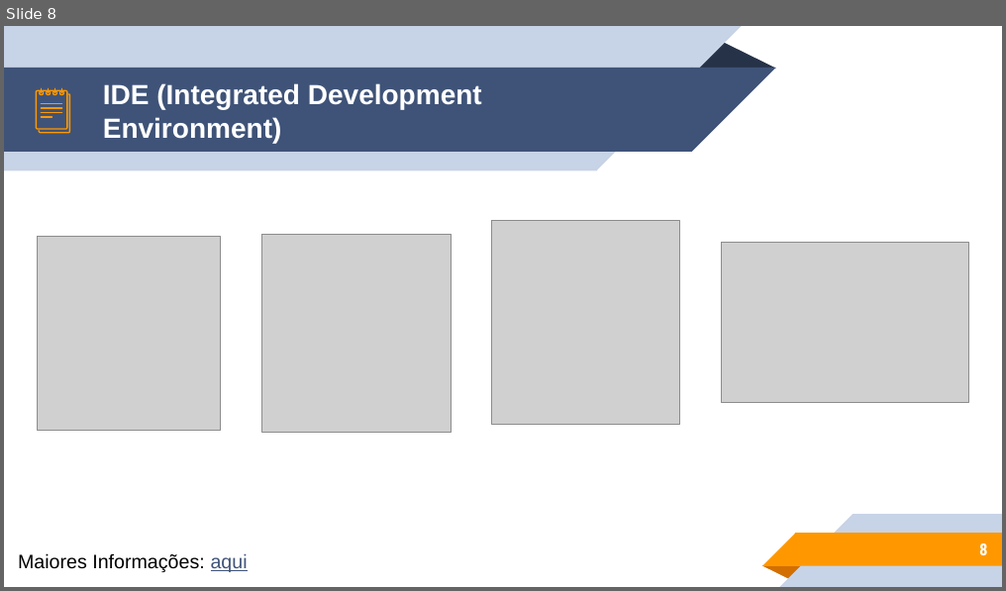
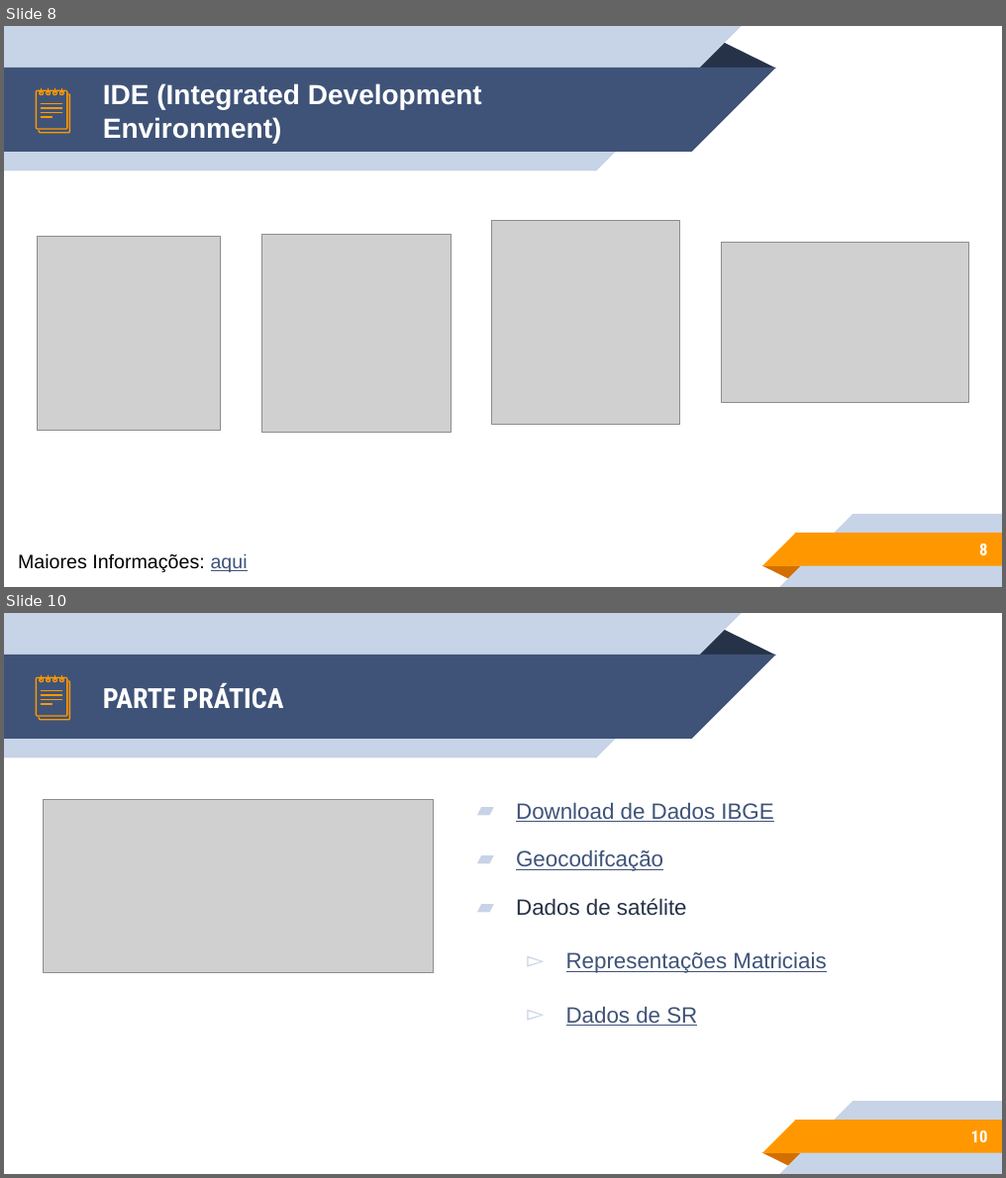
Before and after one commit to PhilipeRLeal/Introducao_Programacao, a slide deck: DOCs/Apresentacao/Manha/Aula_1_Parte_B_Manha.pptx. Shown one above the other, each under a label of ours: slide 8 before the commit, slides 8 and 10 after it; the slides between them are not shown. The pictures are 1006x591 and 1006x1178 pixels, drawn with LibreOffice and Linux fonts; fonts in the diff are those of the drawing; grey boxes stand for pictures. Boxes give left, top, right and bottom in pixels: in the first picture for what was removed or moved away, otherwise in the second. Text is boxed around its words. In the diff, an @@ line names an element or a change of style, - is before the commit and + after.

```diff
--- a/DOCs/Apresentacao/Manha/Aula_1_Parte_B_Manha.pptx
+++ b/DOCs/Apresentacao/Manha/Aula_1_Parte_B_Manha.pptx
@@ slide 10 added at (x1=4, y1=613, x2=1002, y2=1174), background #FFFFFF; not listed: 10 template elements that a slide beside it also shows @@
@@ group added at (x1=36, y1=676, x2=70, y2=720): 14 freeform shapes @@
@@ title added at (x1=103, y1=682, x2=283, y2=709), 20 pt, text #FFFFFF, bold @@
+PARTE PRÁTICA
@@ picture added at (x1=43, y1=799, x2=433, y2=973) @@
@@ text added at (x1=516, y1=802, x2=826, y2=1026), 16 pt, text #3F5378, underline @@
+▰ Download de Dados IBGE
+▰ Geocodifcação
+▰ Dados de satélite
+  ▻ Representações Matriciais
+  ▻ Dados de SR
@@ page number added at (x1=971, y1=1131, x2=988, y2=1143), 12 pt, text #FFFFFF, bold @@
+10
```
Also in this commit, not shown: 3 slides changed, 9 other files.
